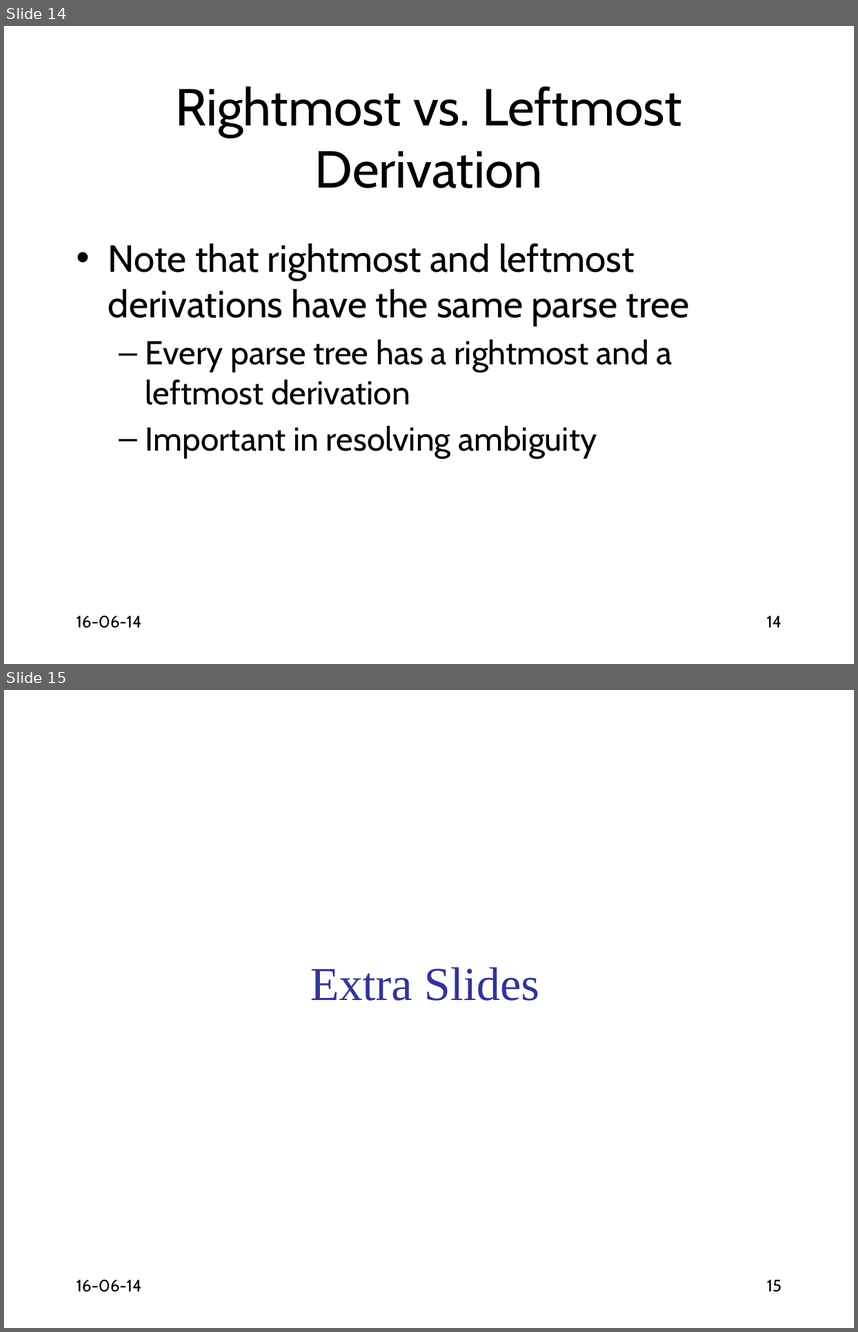
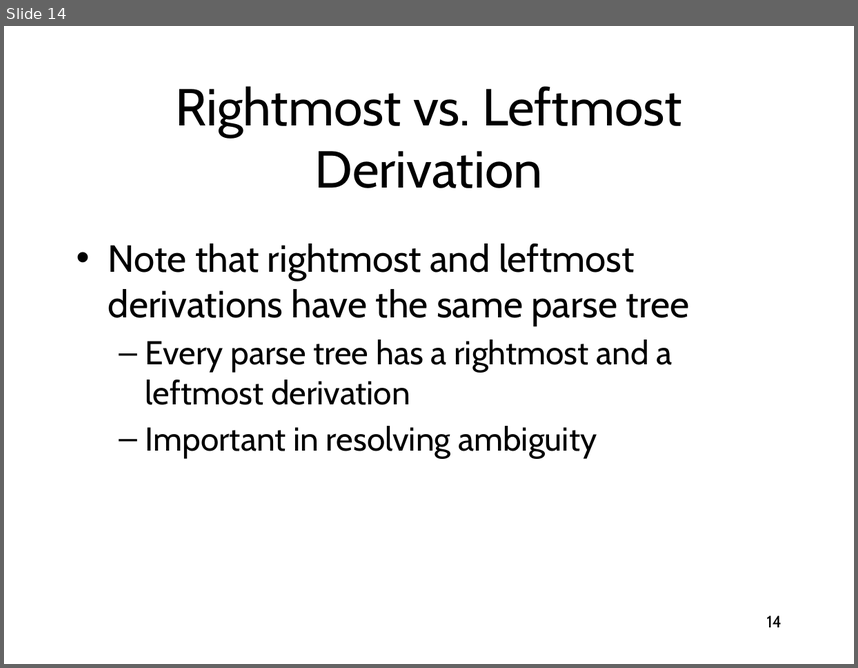
Before and after one commit to anoopsarkar/compilers-class, a slide deck: assets/ppt/cfg/cfg1-intro.pptx. Shown one above the other, each under a label of ours: slides 14 and 15 before the commit, slide 14 after it. The pictures are 858x1332 and 858x668 pixels, drawn with LibreOffice and Linux fonts; fonts in the diff are those of the drawing. Boxes give left, top, right and bottom in pixels: in the first picture for what was removed or moved away, otherwise in the second. Text is boxed around its words. In the diff, an @@ line names an element or a change of style, - is before the commit and + after.

```diff
--- a/assets/ppt/cfg/cfg1-intro.pptx
+++ b/assets/ppt/cfg/cfg1-intro.pptx
@@ slide 15 removed at [4,690,854,1328], background #FFFFFF @@
@@ text removed at [310,967,539,1000] @@
-Extra Slides
@@ text removed at [76,1279,142,1292] @@
-16-06-14
@@ page number removed at [767,1279,782,1292] @@
-15
@@ slide 14 changed as well @@
@@ text removed at [76,615,142,628] @@
-16-06-14
```
Also in this commit, not shown: 15 other slides changed, 2 other files.
